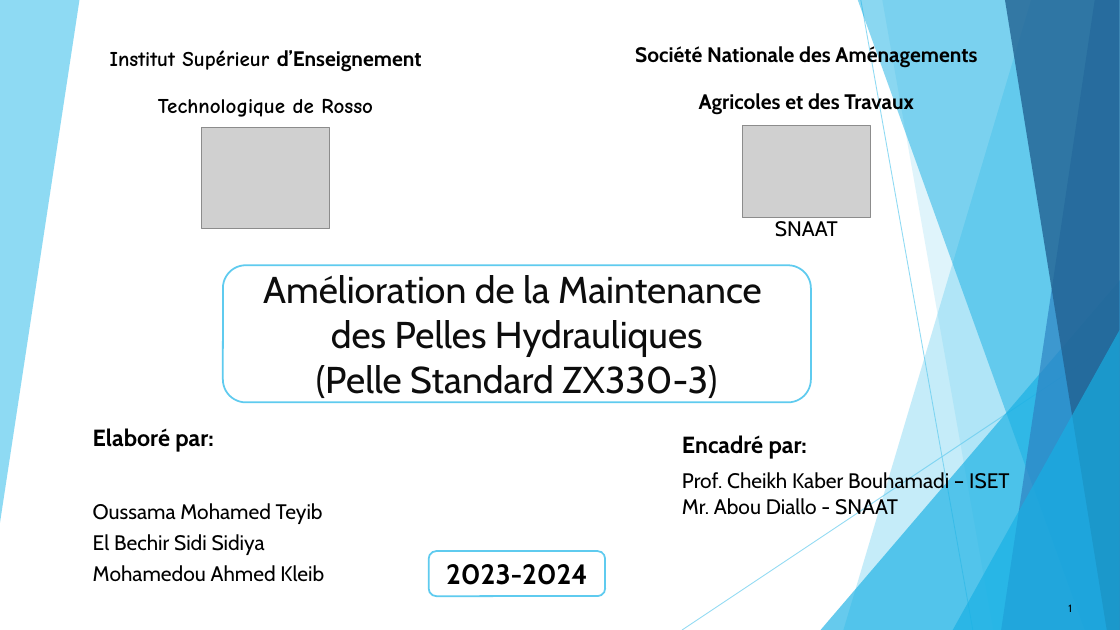
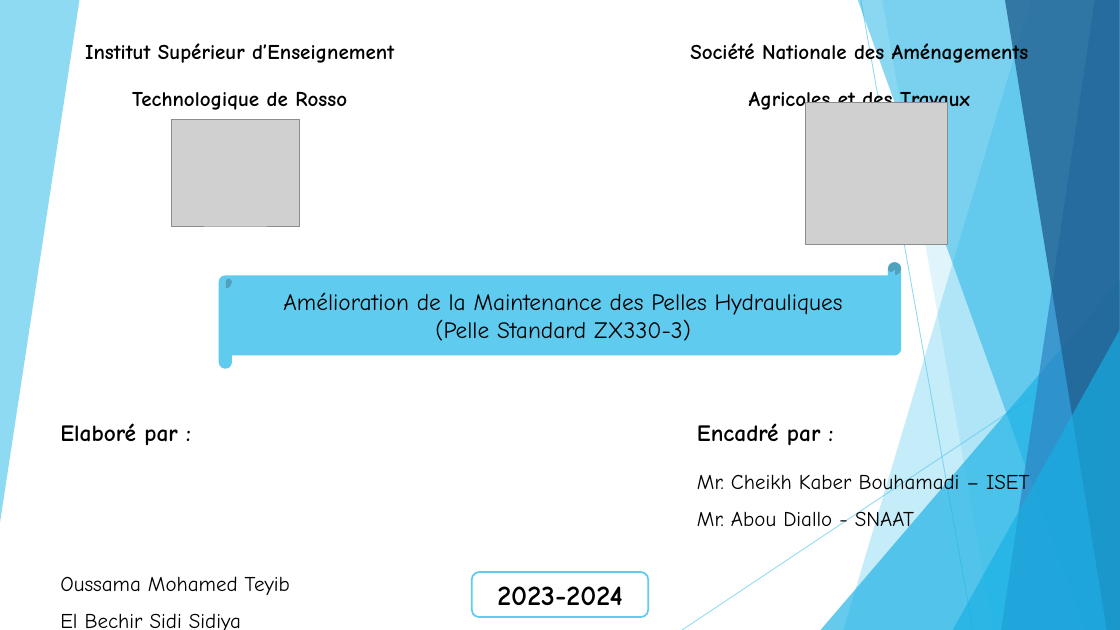
Before and after one commit to OussamaTeyib/PFE_2024, a slide deck: slide 1 of Présentation.pptx. Drawn at 1120x630 pixels with LibreOffice and Linux fonts; fonts in the diff are those of the drawing; grey boxes stand for pictures. Boxes give left, top, right and bottom in pixels: in the first picture for what was removed or moved away, otherwise in the second. Text is boxed around its words. In the diff, an @@ line names an element or a change of style, - is before the commit and + after.

```diff
--- a/Présentation.pptx
+++ b/Présentation.pptx
@@ text "Institut Supérieur d’Enseignement": place and size @@
-text "Institut Supérieur d’Enseignement" at [110, 50, 422, 117]
+text "Institut Supérieur d’Enseignement" at [85, 43, 394, 110]
@@ text "Société Nationale des Aménagements": place and size @@
-text "Société Nationale des Aménagements" at [635, 44, 977, 115]
+text "Société Nationale des Aménagements" at [690, 41, 1029, 114]
@@ text "Société Nationale des Aménagements" at [690, 41, 1029, 114]: font Cabin to Comic Neue @@
@@ text at [85, 43, 394, 63]: font Cabin to Comic Neue in "d’Enseignement" @@
@@ picture: place and size @@
-picture at [202, 128, 329, 229]
+picture at [171, 119, 299, 226]
@@ picture: place and size @@
-picture at [743, 126, 870, 218]
+picture at [806, 103, 947, 244]
@@ text removed at [775, 221, 838, 237] @@
-SNAAT
@@ horizontal scroll "Amélioration de la Maintenance des ...": place and size @@
-horizontal scroll "Amélioration de la Maintenance des ..." at [223, 266, 811, 402]
+horizontal scroll "Amélioration de la Maintenance des ..." at [218, 262, 902, 369]
@@ horizontal scroll "Amélioration de la Maintenance des ..." at [218, 262, 902, 369]: size 32 to 20 pt, font Cabin to Comic Neue, text colour #0D0D0D to #000000; rounded rectangle to horizontal scroll; fill none to #5FCBEF; outline #5FCBEF 1.5 pt to none @@
@@ subtitle "Elaboré par :": place and size @@
-subtitle "Elaboré par :" at [93, 428, 324, 582]
+subtitle "Elaboré par :" at [60, 423, 290, 630]
@@ text "Encadré par :": place and size @@
-text "Encadré par :" at [682, 435, 1009, 520]
+text "Encadré par :" at [697, 423, 1029, 534]
@@ subtitle at [60, 423, 177, 445]: text changed; font Cabin to Comic Neue @@
-Elaboré par:
+Elaboré par :
@@ text at [697, 423, 1029, 496]: text changed; font Cabin to Comic Neue @@
-Encadré par:
-Prof. Cheikh Kaber Bouhamadi – ISET
+Encadré par :
+Mr. Cheikh Kaber Bouhamadi – ISET
@@ text at [697, 508, 914, 534]: font Cabin to Comic Neue in "Mr. Abou Diallo - SNAAT"; line spacing 1 to 1.5 @@
@@ subtitle at [60, 576, 290, 630]: font Cabin to Comic Neue in "Oussama Mohamed Teyib", "El Bechir Sidi Sidiya", "Mohamedou Ahmed Kleib"; line spacing 0.75 to 1 @@
@@ rounded rectangle "2023-2024" at [472, 572, 649, 618]: font Cabin to Comic Neue @@
@@ rounded rectangle "2023-2024": place and size @@
-rounded rectangle "2023-2024" at [429, 551, 605, 597]
+rounded rectangle "2023-2024" at [472, 572, 649, 618]
@@ page number removed at [1068, 604, 1072, 612] @@
-1
```
Also in this commit, not shown: 22 other slides changed, 1 slide added, 1 slide removed, 5 other files.
